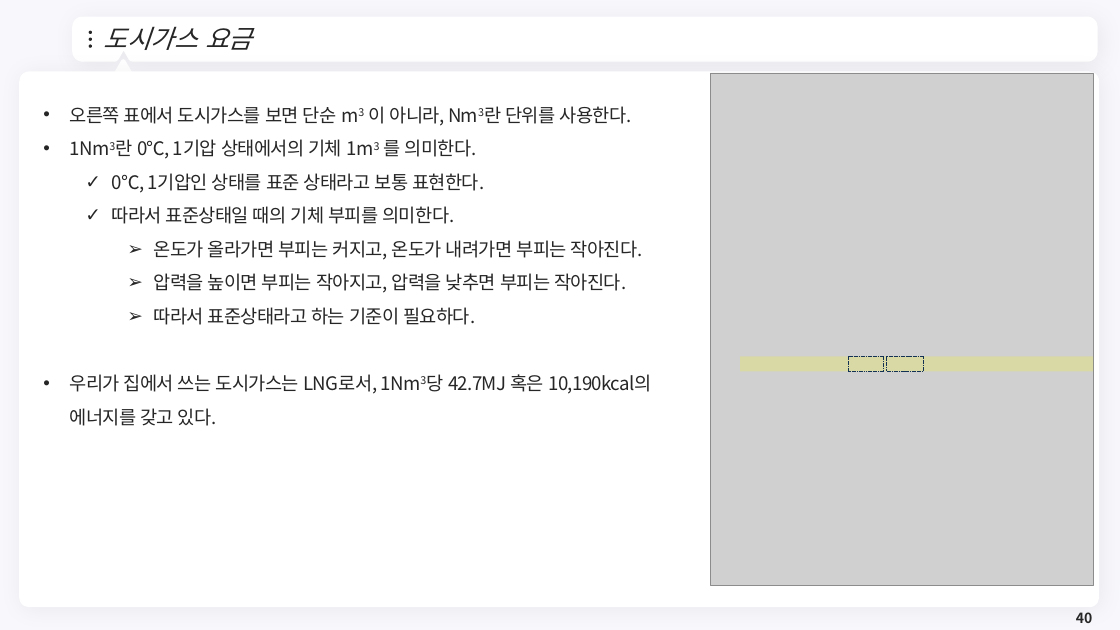
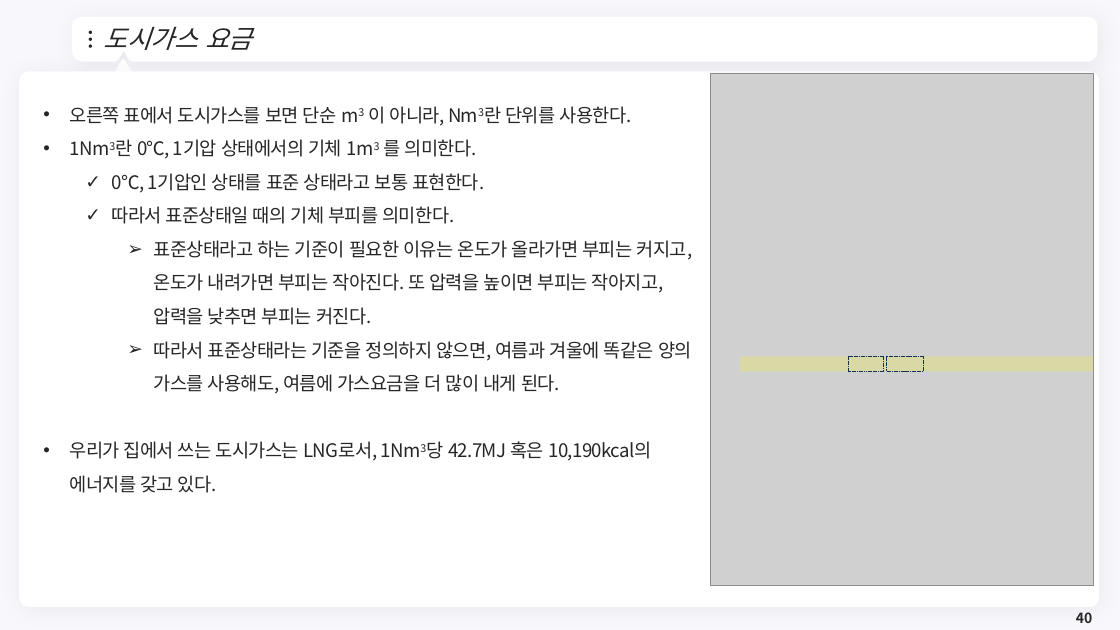
Before and after one commit to meandthey/Teaching, a slide deck: slide 40 of 에너지경제학/자원에너지경제학_Chapter_1.pptx. Drawn at 1120x630 pixels with LibreOffice and Linux fonts; fonts in the diff are those of the drawing; grey boxes stand for pictures; background and template pictures are left out. Boxes give left, top, right and bottom in pixels: in the first picture for what was removed or moved away, otherwise in the second. Text is boxed around its words. In the diff, an @@ line names an element or a change of style, - is before the commit and + after.

```diff
--- a/에너지경제학/자원에너지경제학_Chapter_1.pptx
+++ b/에너지경제학/자원에너지경제학_Chapter_1.pptx
@@ text at [154,240,693,394]: text changed @@
-    ➢ 온도가 올라가면 부피는 커지고, 온도가 내려가면 부피는 작아진다.
-    ➢ 압력을 높이면 부피는 작아지고, 압력을 낮추면 부피는 작아진다.
-    ➢ 따라서 표준상태라고 하는 기준이 필요하다.
+    ➢ 표준상태라고 하는 기준이 필요한 이유는 온도가 올라가면 부피는 커지고, 온도가 내려가면 부피는 작아진다. 또 압력을 높이면 부피는 작아지고, 압력을 낮추면 부피는 커진다.
+    ➢ 따라서 표준상태라는 기준을 정의하지 않으면, 여름과 겨울에 똑같은 양의 가스를 사용해도, 여름에 가스요금을 더 많이 내게 된다.
```
Also in this commit, not shown: 1 other slide changed, 3 slides added, 6 slides removed, 7 other files.
